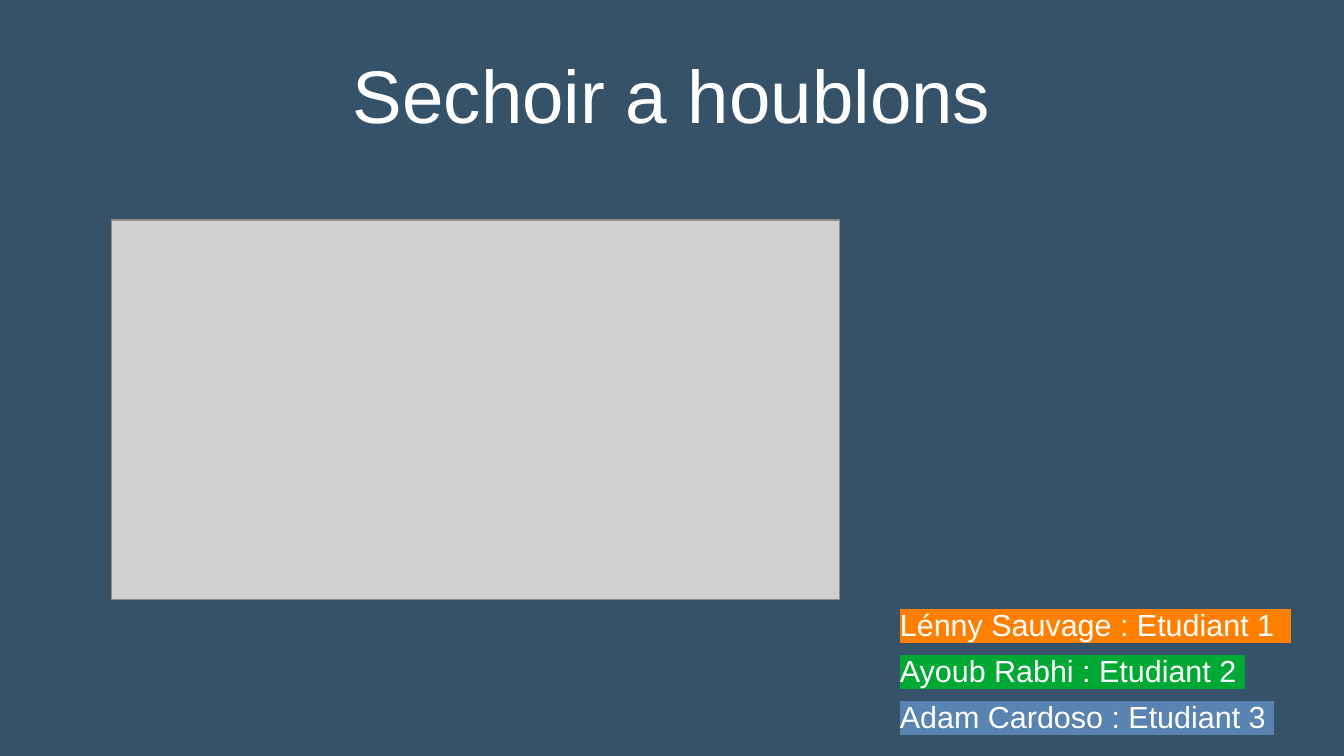
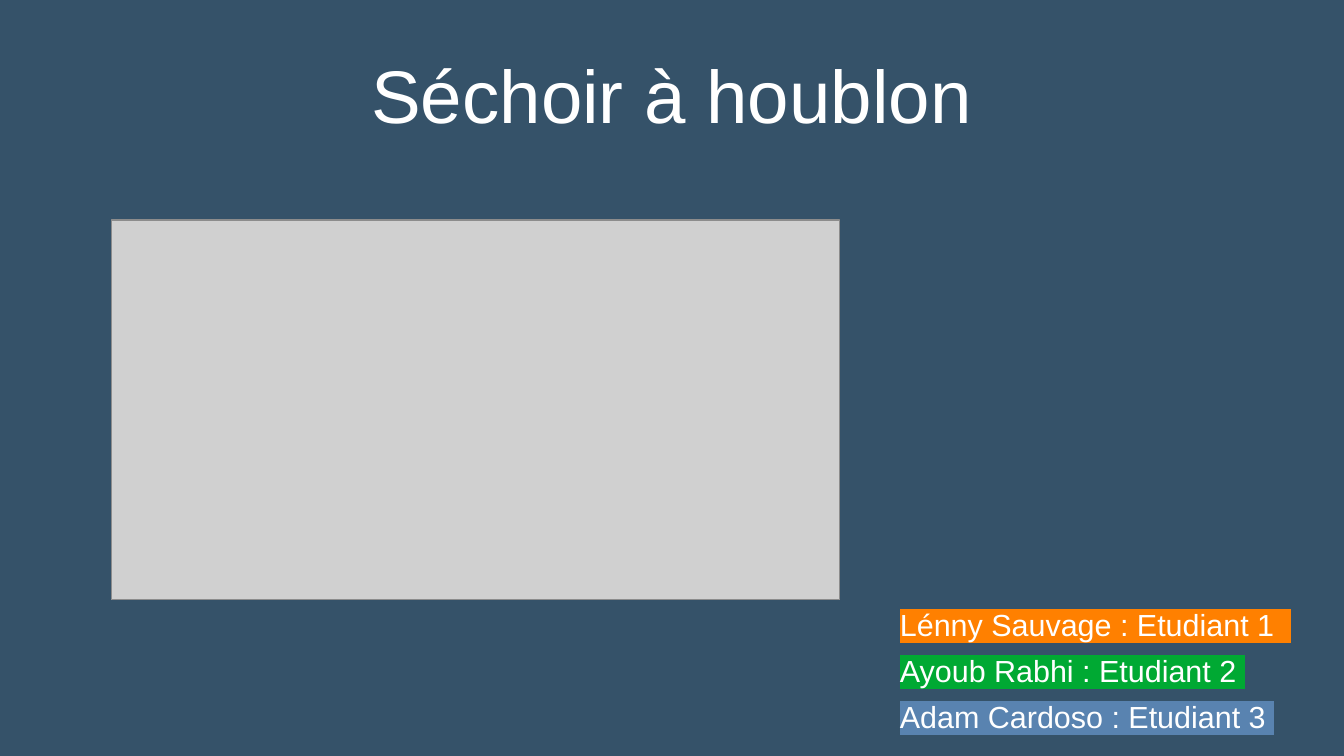
Before and after one commit to Sauvage89/sechoir-houblon, a slide deck: slide 1 of doc/diaporama/revue1/revue1.odp. Drawn at 1344x756 pixels with LibreOffice and Linux fonts; fonts in the diff are those of the drawing; grey boxes stand for pictures. Boxes give left, top, right and bottom in pixels: in the first picture for what was removed or moved away, otherwise in the second. Text is boxed around its words. In the diff, an @@ line names an element or a change of style, - is before the commit and + after.

```diff
--- a/doc/diaporama/revue1/revue1.odp
+++ b/doc/diaporama/revue1/revue1.odp
@@ title at <box>371,68,971,124</box>: text changed @@
-Sechoir a houblons
+Séchoir à houblon
```
Also in this commit, not shown: 7 other slides changed.
